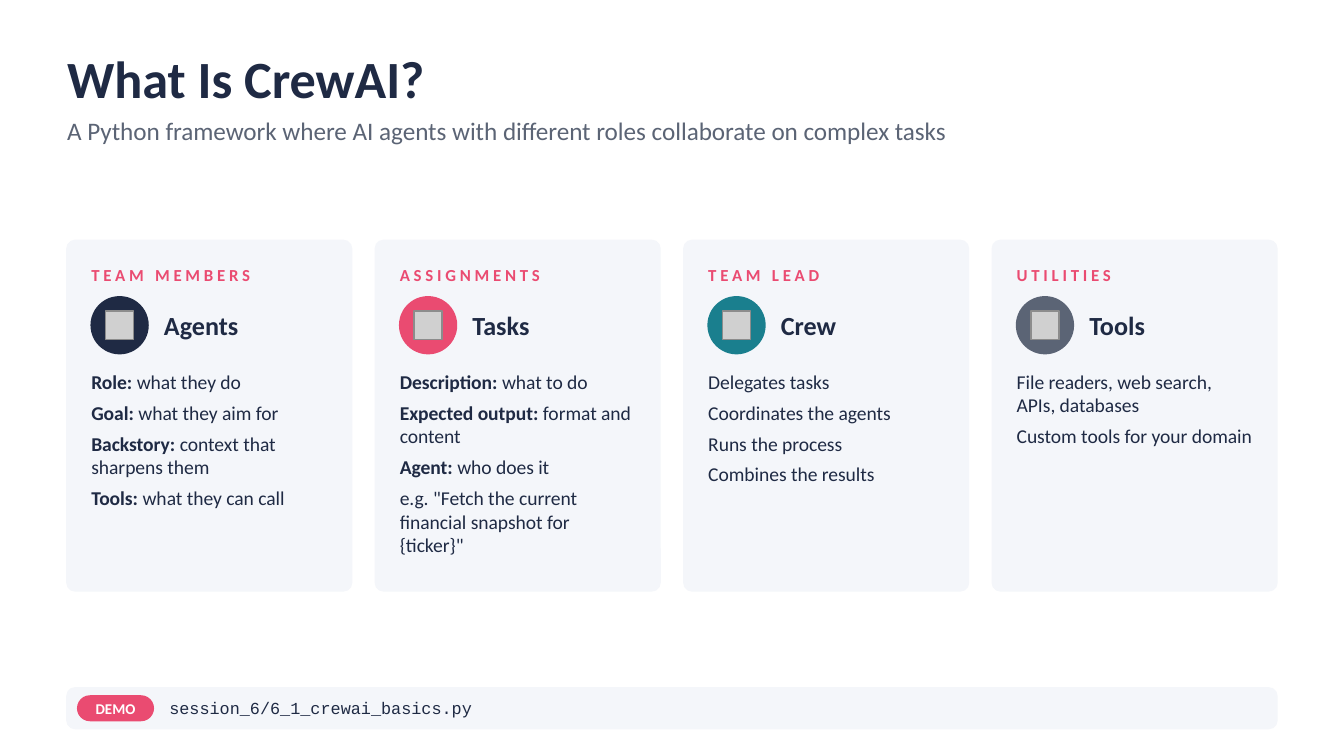
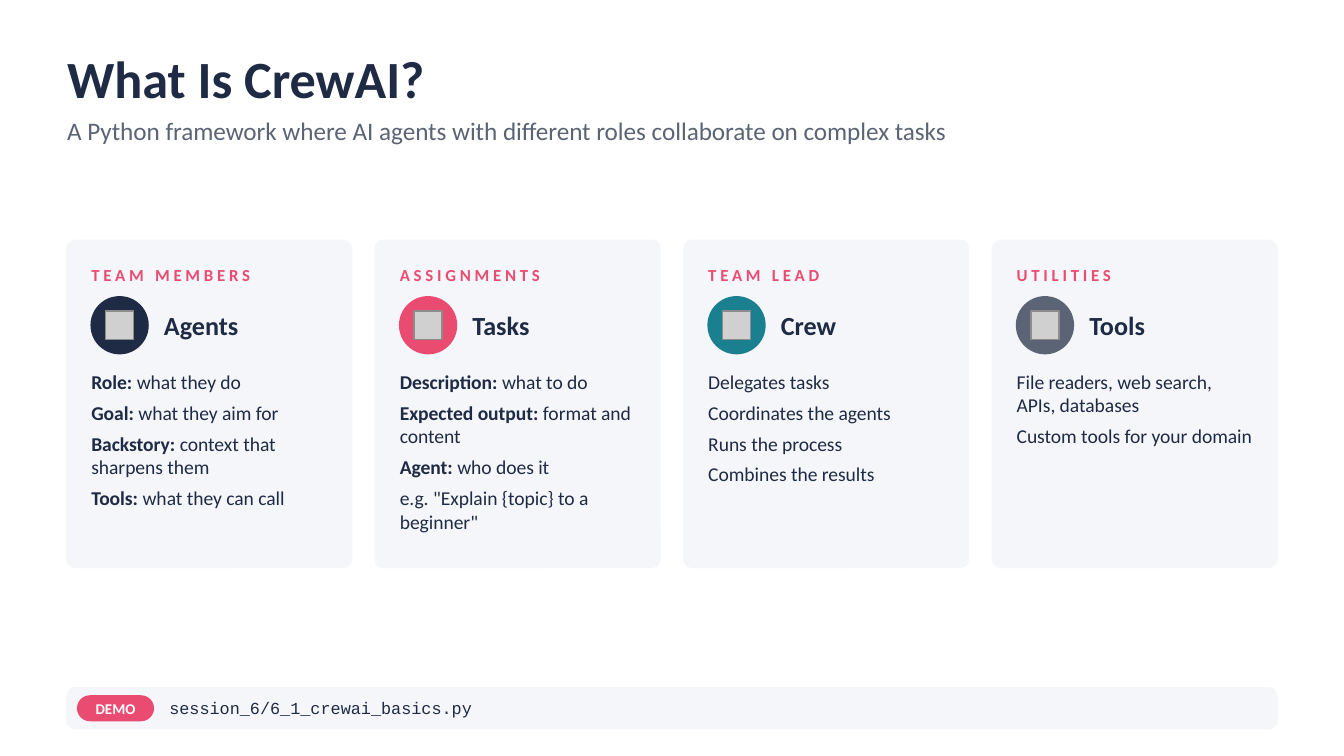
Before and after one commit to atulkahatecdac/agenticai, a slide deck: slide 88 of 16_PGP-Agentic/PGP_Agentic_AI.pptx (slide 90 before the commit). Drawn at 1344x756 pixels with LibreOffice and Linux fonts; fonts in the diff are those of the drawing; grey boxes stand for pictures. Boxes give left, top, right and bottom in pixels: in the first picture for what was removed or moved away, otherwise in the second. Text is boxed around its words. In the diff, an @@ line names an element or a change of style, - is before the commit and + after.

```diff
--- a/16_PGP-Agentic/PGP_Agentic_AI.pptx
+++ b/16_PGP-Agentic/PGP_Agentic_AI.pptx
@@ rounded rectangle: place and size @@
-rounded rectangle at (375, 241, 660, 590)
+rounded rectangle at (375, 241, 660, 567)
@@ text at (400, 491, 588, 533): text changed @@
-e.g. "Fetch the current financial snapshot for {ticker}"
+e.g. "Explain {topic} to a beginner"
```
Also in this commit, not shown: 9 other slides changed, 1 slide added, 3 slides removed, 6 other files.
